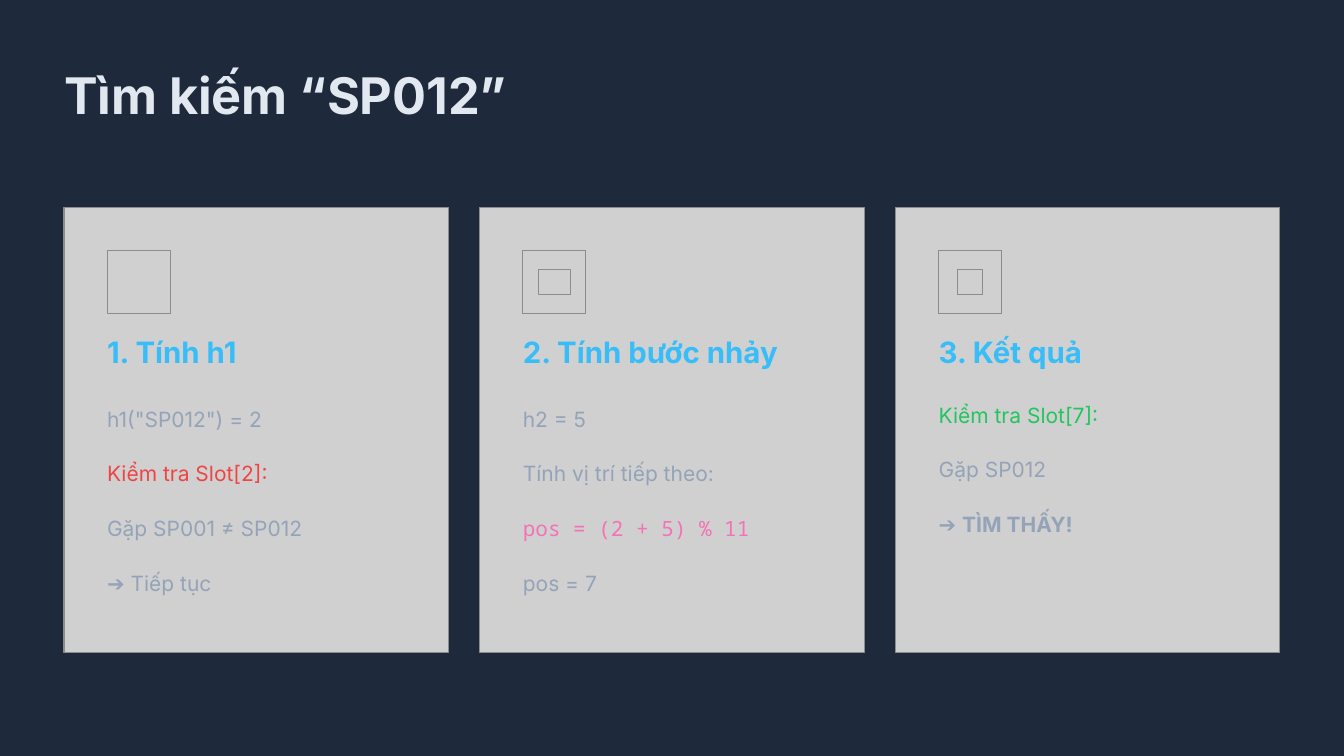
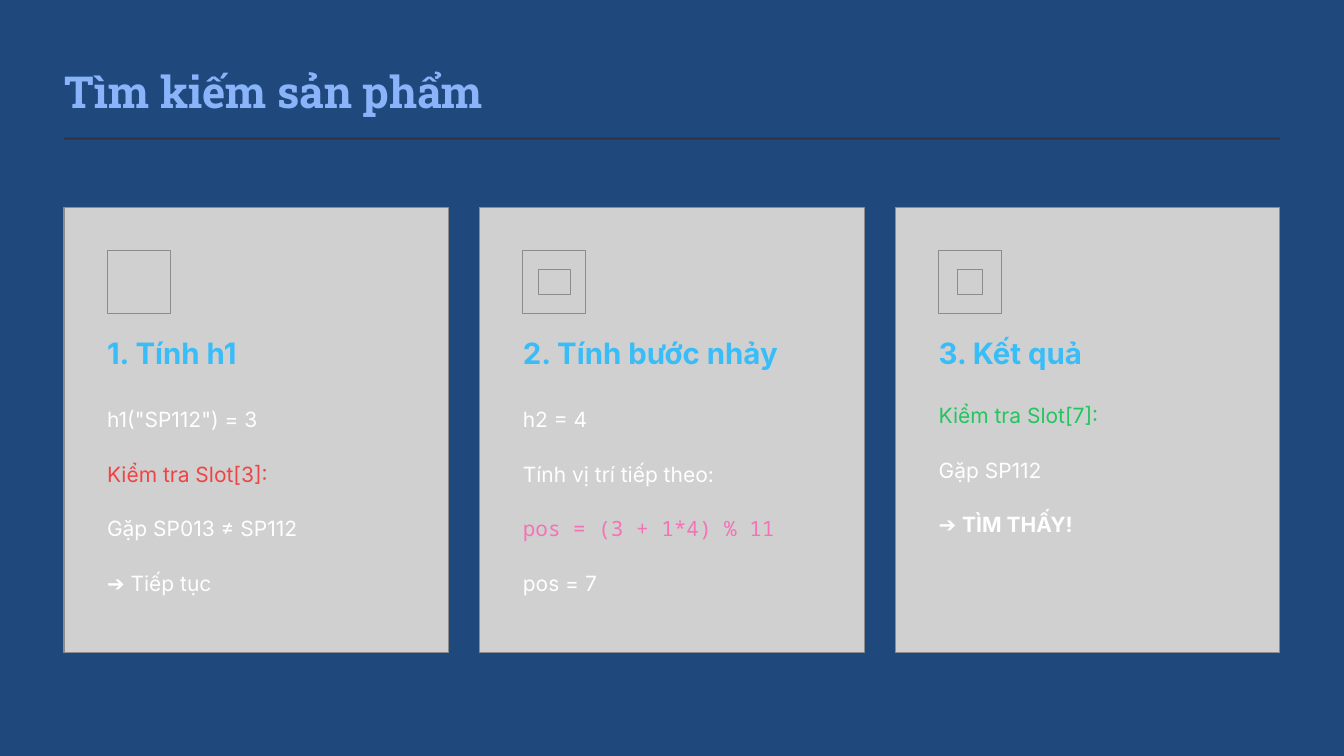
Before and after one commit to benx3/double-hash-demo, a slide deck: slide 13 of docs/Double Hashing Presentation.pptx (slide 8 before the commit). Drawn at 1344x756 pixels with LibreOffice and Linux fonts; fonts in the diff are those of the drawing; grey boxes stand for pictures; background and template pictures are left out. Boxes give left, top, right and bottom in pixels: in the first picture for what was removed or moved away, otherwise in the second. Text is boxed around its words. In the diff, an @@ line names an element or a change of style, - is before the commit and + after.

```diff
--- a/docs/Double Hashing Presentation.pptx
+++ b/docs/Double Hashing Presentation.pptx
@@ background #1E293B to #1F497D @@
@@ text at bbox=[64, 71, 482, 117]: text changed; size 36 to 31.5 pt; font Inter to Roboto Slab; text colour #E2E8F0 to #89B4FA @@
-Tìm kiếm “SP012”
+Tìm kiếm sản phẩm
@@ rectangle added at bbox=[65, 137, 1280, 139], fill #313244 @@
@@ text at bbox=[107, 410, 257, 429]: text changed; text colour #94A3B8 to #FFFFFF @@
-h1("SP012") = 2
+h1("SP112") = 3
@@ text at bbox=[523, 412, 588, 427]: text changed; text colour #94A3B8 to #FFFFFF @@
-h2 = 5
+h2 = 4
@@ text at bbox=[107, 464, 267, 485]: text changed @@
-Kiểm tra Slot[2]:
+Kiểm tra Slot[3]:
@@ text at bbox=[939, 462, 1042, 482]: text changed; text colour #94A3B8 to #FFFFFF @@
-Gặp SP012
+Gặp SP112
@@ text colour #94A3B8 to #FFFFFF in 4 elements at bbox=[131, 576, 211, 595], bbox=[523, 576, 597, 595], bbox=[523, 464, 714, 486], bbox=[962, 514, 1073, 532] @@
@@ text at bbox=[107, 520, 297, 540]: text changed; text colour #94A3B8 to #FFFFFF @@
-Gặp SP001 ≠ SP012
+Gặp SP013 ≠ SP112
@@ text at bbox=[523, 520, 774, 541]: text changed @@
-pos = (2 + 5) % 11
+pos = (3 + 1*4) % 11
```
Also in this commit, not shown: 7 other slides changed, 7 slides added, 2 slides removed, 3 other files.
